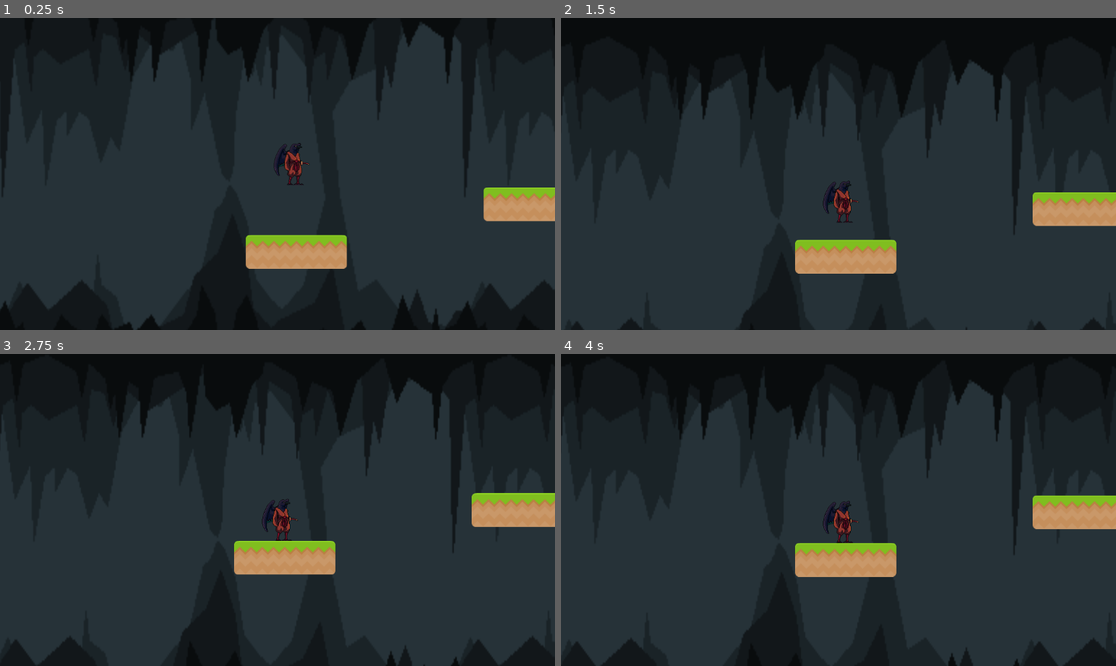
Above: before the commit, frames 1-4 (two rows, left to right).
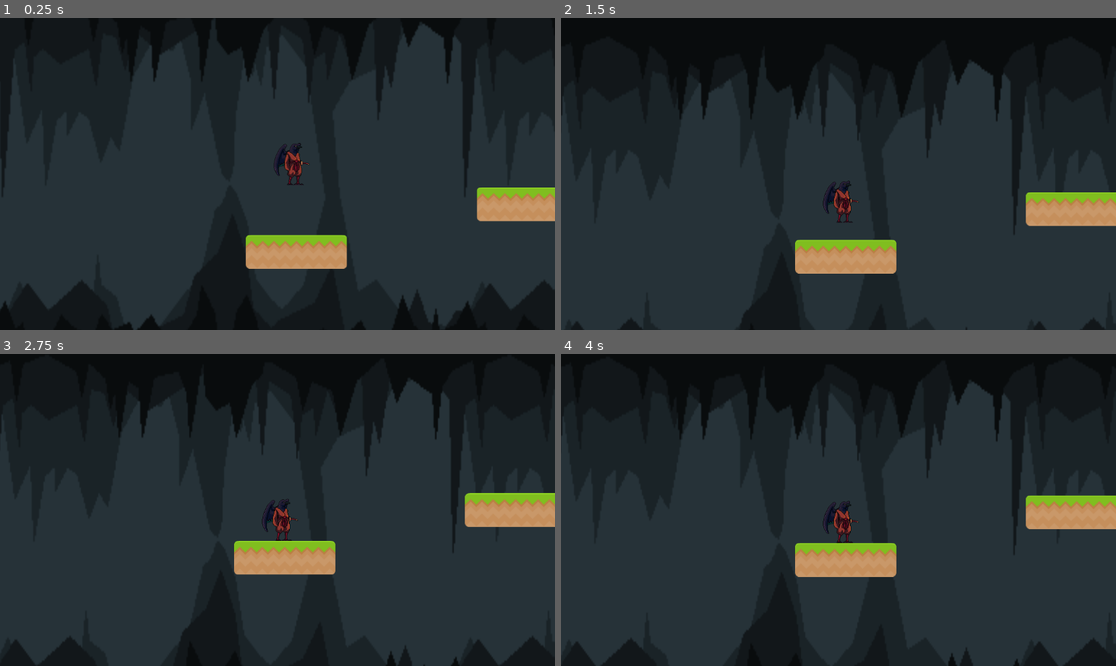
Above: after the commit, the same moments.

Repository: Neolanco/samurai-game
Game: Godot game, scene res://main.tscn
Two runs of this game, one before a commit and one after it. Both use one fixed random seed, a clock stepped at 60 frames per second and the inputs below.
Inputs:
- Up to frame 1 (0.25 s): no input
- Up to frame 2 (1.5 s): tap Enter (ui_accept) at 0.5, 0.77 s; hold Space 0.53-1.28 s; hold W from 0.53 s (still down); tap Shift at 1.35 s
- Up to frame 3 (2.75 s): keep holding W; tap Enter (ui_accept) at 1.52 s; hold Q from 2.03 s (still down)
- Up to frame 4 (4 s): keep holding W; release Q at 2.78 s; tap Space at 2.85 s; tap Enter (ui_accept) at 3.02, 3.77 s; hold Shift from 3.53 s (still down)

The runs differ from the first frame. In frame 1, 0.3% of the frame differs, in the area x 85-100%, y 54-66%; in frame 2, 0.3%; in frame 3, 0.3%, in the area x 83-100%, y 44-56%; in frame 4, 0.3%.

Commit message:
fixed jump distance

Diff:
--- a/src/game.gd
+++ b/src/game.gd
@@ -1,7 +1,7 @@
 class_name Game
 
 # consts
-const JUMP_DISTANCE = Vector2(500, 100)
+const JUMP_DISTANCE = Vector2(450, 100)
 const MIN_JUMP_DISTANCE = Vector2(200.0, 50.0)
 const RANDOM_JUMP_DISTANCE = true
 
